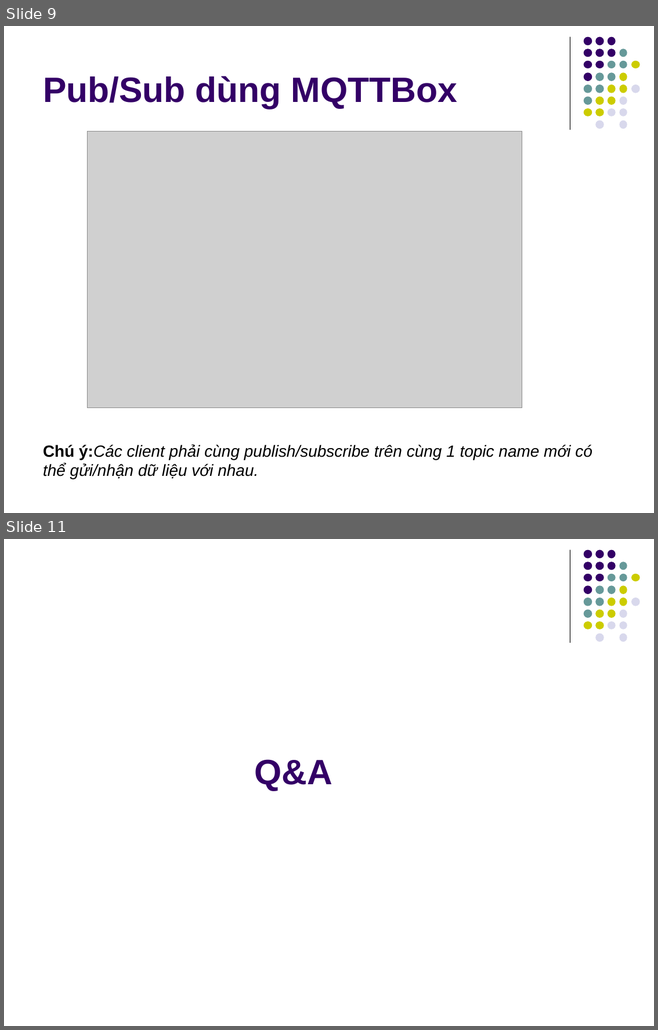
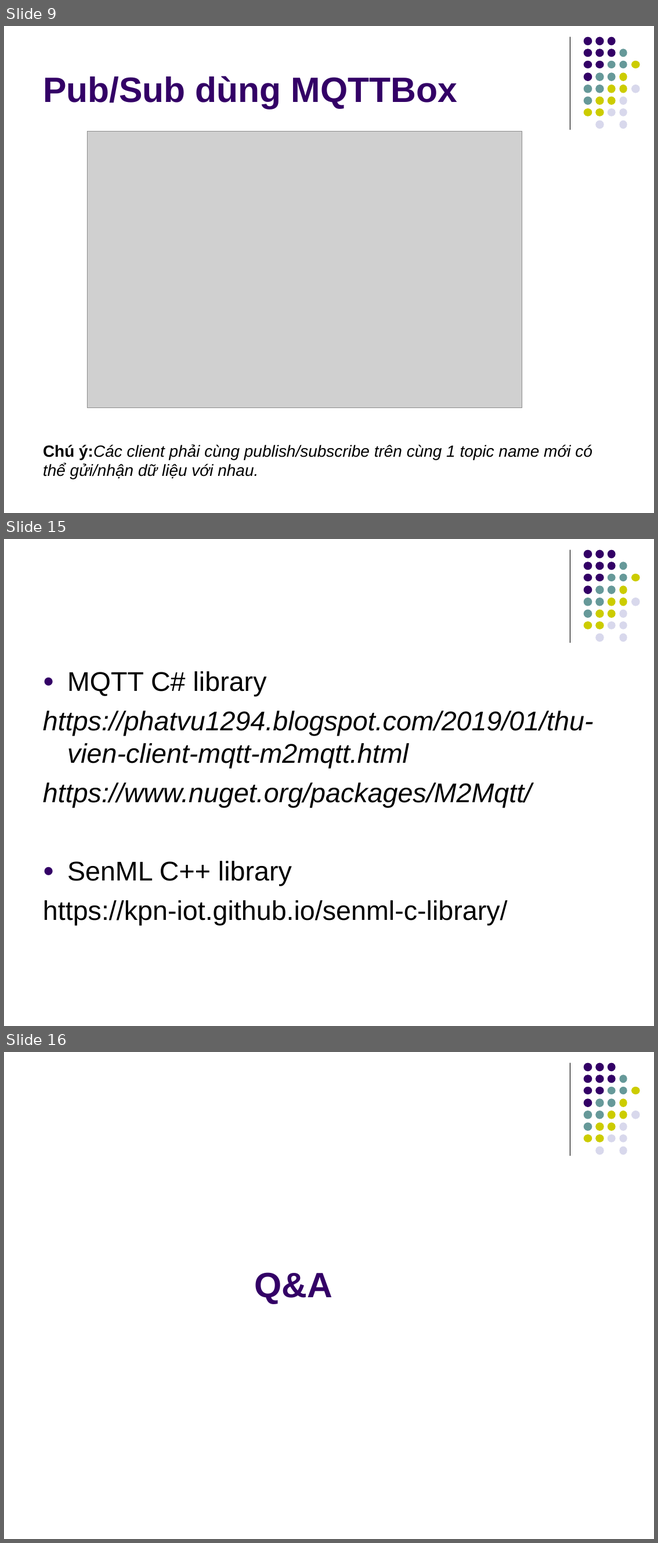
Before and after one commit to kmtekvn/hi-tech, a slide deck: slides/Buổi 4 - Giao tiếp MQTT.ppt. Shown one above the other, each under a label of ours: slides 9 and 11 before the commit, slides 9, 15 and 16 after it; the slides between them are not shown. The pictures are 658x1030 and 658x1543 pixels, drawn with LibreOffice and Linux fonts; fonts in the diff are those of the drawing; grey boxes stand for pictures. Boxes give left, top, right and bottom in pixels: in the first picture for what was removed or moved away, otherwise in the second. Text is boxed around its words. In the diff, an @@ line names an element or a change of style, - is before the commit and + after.

```diff
--- a/slides/Buổi 4 - Giao tiếp MQTT.ppt
+++ b/slides/Buổi 4 - Giao tiếp MQTT.ppt
@@ slide 15 added at bbox=[4, 539, 654, 1026], background #FFFFFF; not listed: 32 template elements that a slide beside it also shows @@
@@ text added at bbox=[43, 671, 593, 925], 30 pt, text #000000, italic @@
+● MQTT C# library
+https://phatvu1294.blogspot.com/2019/01/thu-vien-client-mqtt-m2mqtt.html
+https://www.nuget.org/packages/M2Mqtt/
+● SenML C++ library
+https://kpn-iot.github.io/senml-c-library/
@@ what was slide 11 is now slide 16 @@
```
Also in this commit, not shown: 1 slide changed, 4 other slides added, 6 other files.
